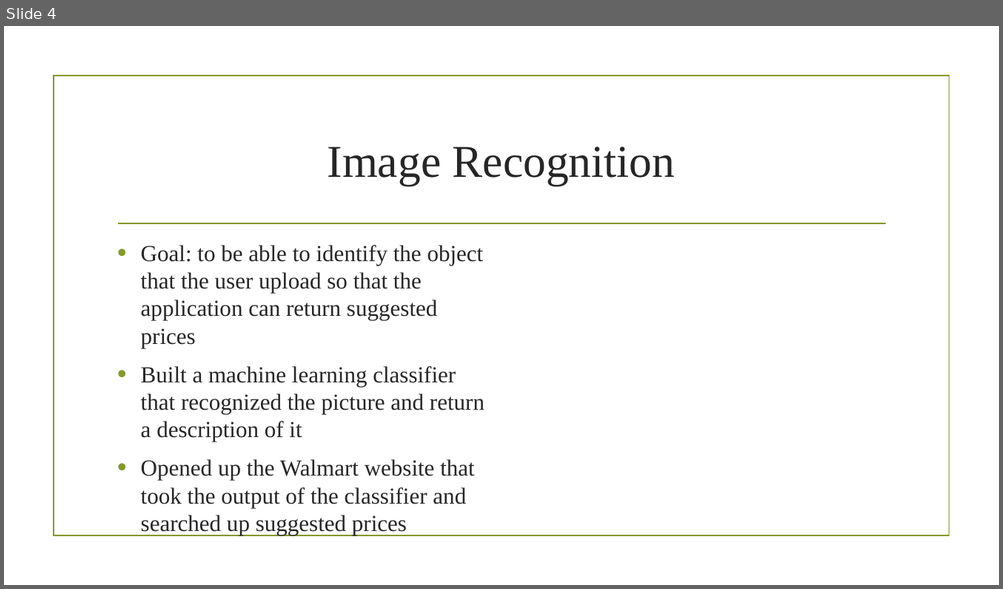
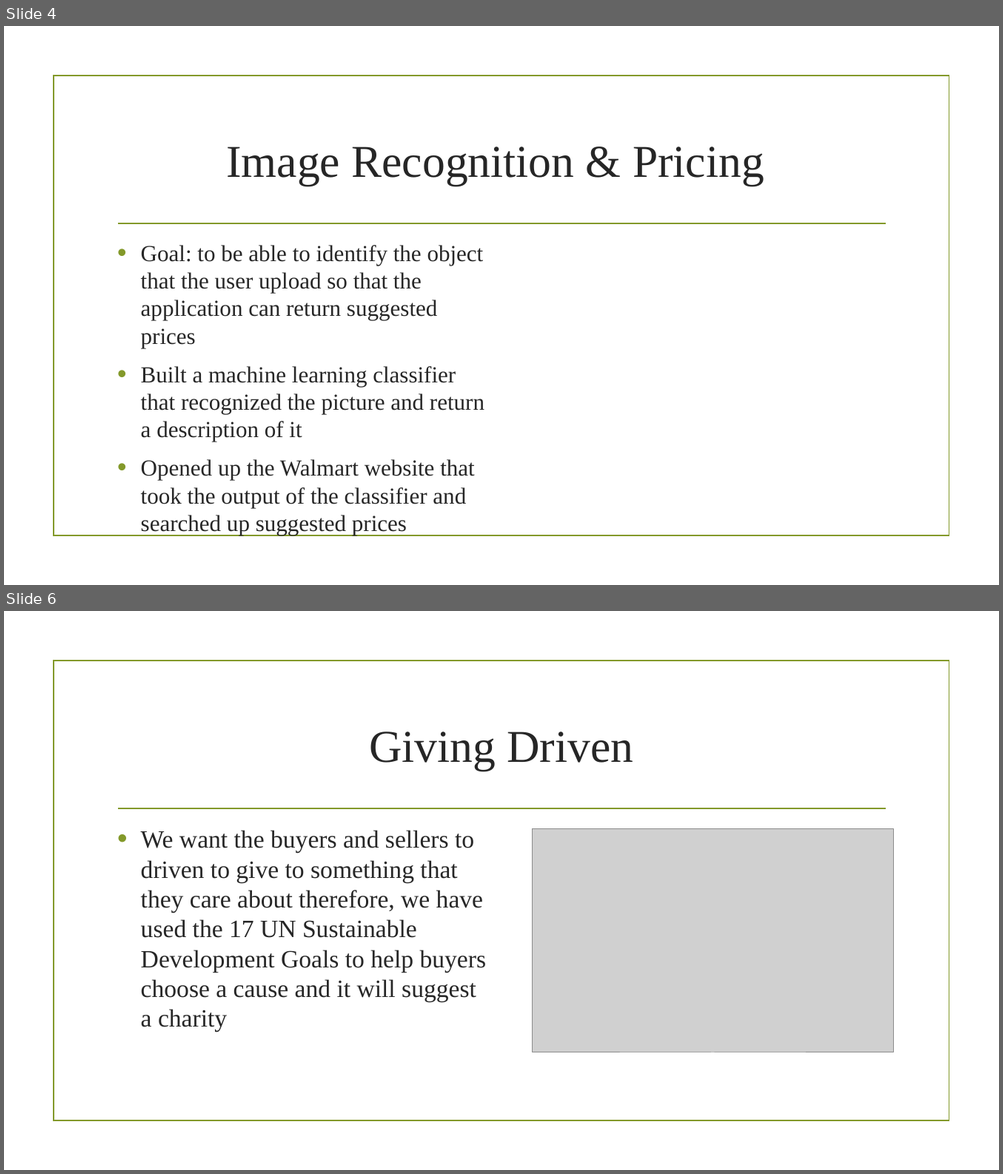
Before and after one commit to dallas2018/team-7, a slide deck: Presentation.pptx. Shown one above the other, each under a label of ours: slide 4 before the commit, slides 4 and 6 after it; the slides between them are not shown. The pictures are 1003x589 and 1003x1174 pixels, drawn with LibreOffice and Linux fonts; fonts in the diff are those of the drawing; grey boxes stand for pictures; background and template pictures are left out. Boxes give left, top, right and bottom in pixels: in the first picture for what was removed or moved away, otherwise in the second. Text is boxed around its words. In the diff, an @@ line names an element or a change of style, - is before the commit and + after.

```diff
--- a/Presentation.pptx
+++ b/Presentation.pptx
@@ slide 6 added at bbox=[4, 611, 999, 1170], background picture (left out); not listed: 2 template elements that a slide beside it also shows @@
@@ title added at bbox=[369, 732, 633, 771], 44 pt, text #262626 @@
+Giving Driven
@@ text added at bbox=[141, 830, 486, 1032], 24 pt, text #262626 @@
+• We want the buyers and sellers to driven to give to something that they care about therefore, we have used the 17 UN Sustainable Development Goals to help buyers choose a cause and it will suggest a charity
@@ picture added at bbox=[532, 829, 893, 1053] @@
@@ slide 4 changed as well @@
@@ title at bbox=[226, 147, 764, 186]: text changed @@
-Image Recognition
+Image Recognition & Pricing
```
Also in this commit, not shown: 3 other slides changed, 1 other slide added, 1 slide removed.
